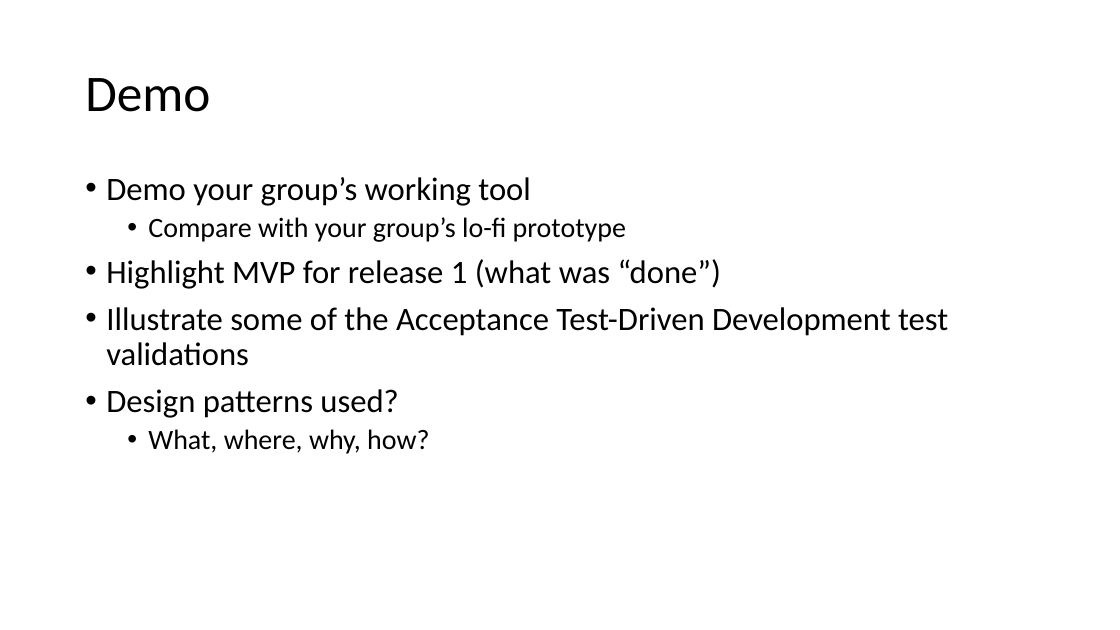
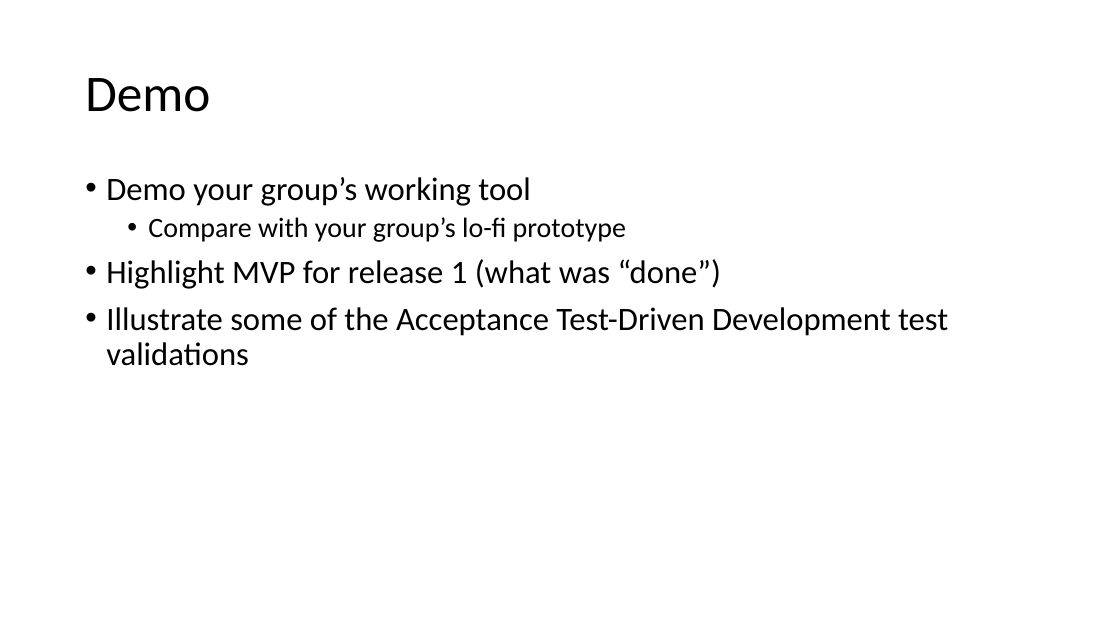
Before and after one commit to OmegaHelix/ENSE470, a slide deck: slide 14 of Milestone6/Milestone 6.pptx. Drawn at 1120x630 pixels with LibreOffice and Linux fonts; fonts in the diff are those of the drawing. Boxes give left, top, right and bottom in pixels: in the first picture for what was removed or moved away, otherwise in the second. Text is boxed around its words. In the diff, an @@ line names an element or a change of style, - is before the commit and + after.

```diff
--- a/Milestone6/Milestone 6.pptx
+++ b/Milestone6/Milestone 6.pptx
@@ text at (106,389,429,454): paragraphs removed @@
-• Design patterns used?
-  • What, where, why, how?
```
Also in this commit, not shown: 6 other slides changed.
